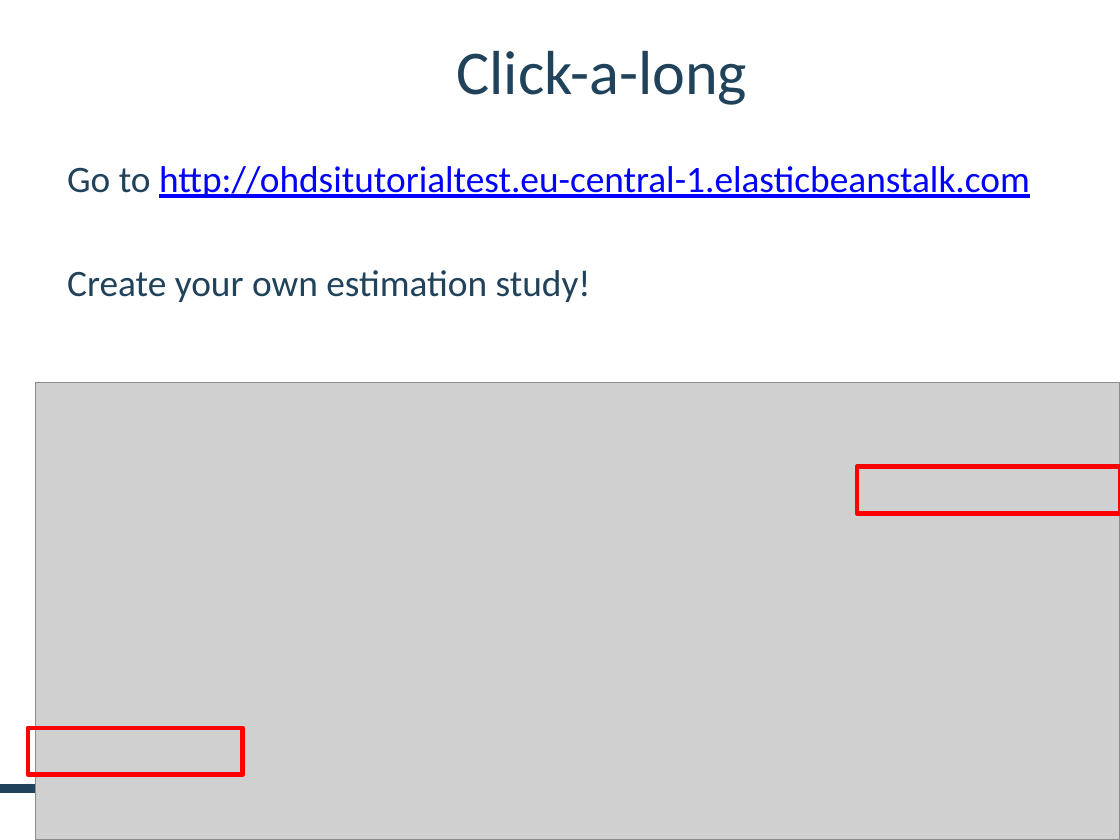
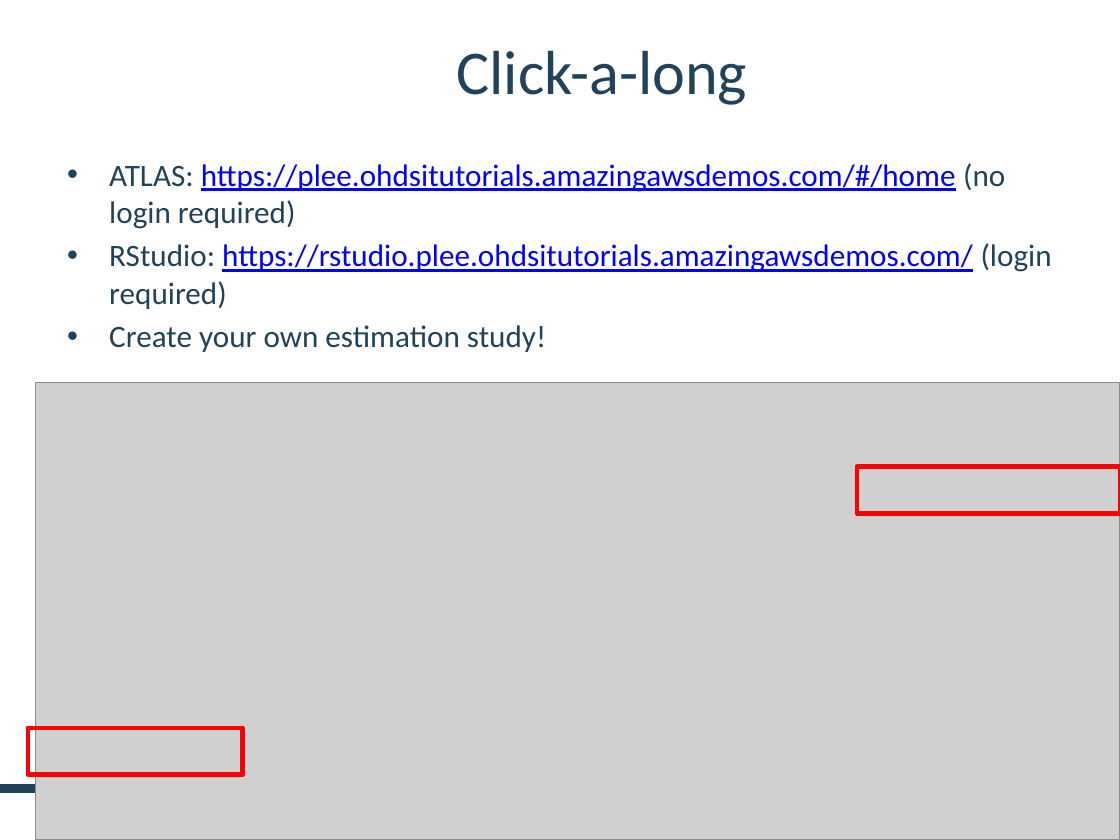
Before and after one commit to OHDSI/Tutorial-PLE, a slide deck: slide 4 of materials/TutorialPle_part3.pptx. Drawn at 1120x840 pixels with LibreOffice and Linux fonts; fonts in the diff are those of the drawing; grey boxes stand for pictures; background and template pictures are left out. Boxes give left, top, right and bottom in pixels: in the first picture for what was removed or moved away, otherwise in the second. Text is boxed around its words. In the diff, an @@ line names an element or a change of style, - is before the commit and + after.

```diff
--- a/materials/TutorialPle_part3.pptx
+++ b/materials/TutorialPle_part3.pptx
@@ text at (x1=109, y1=163, x2=1052, y2=309): text changed; size 24 to 20 pt @@
-Go to http://ohdsitutorialtest.eu-central-1.elasticbeanstalk.com
+• ATLAS: https://plee.ohdsitutorials.amazingawsdemos.com/#/home (no login required)
+• RStudio: https://rstudio.plee.ohdsitutorials.amazingawsdemos.com/ (login required)
@@ text at (x1=109, y1=325, x2=546, y2=352): size 24 to 20 pt in "Create your own estimation study!"; bullet none to • @@
```
Also in this commit, not shown: 3 other slides changed, 9 slides added, 1 other file.
